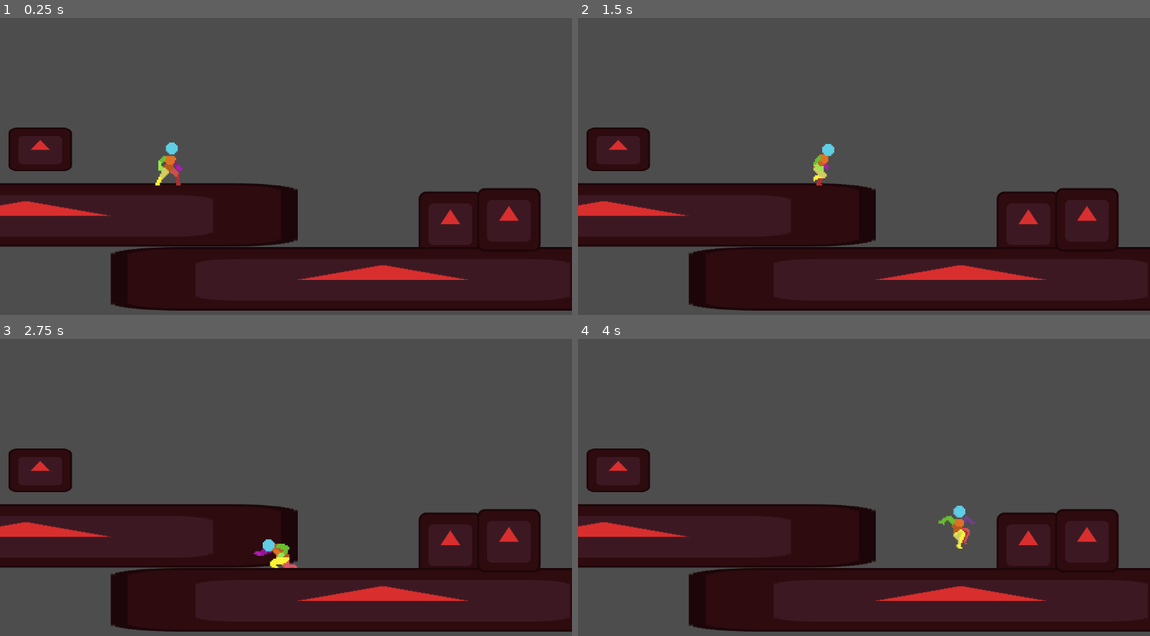
Above: before the commit, frames 1-4 (two rows, left to right).
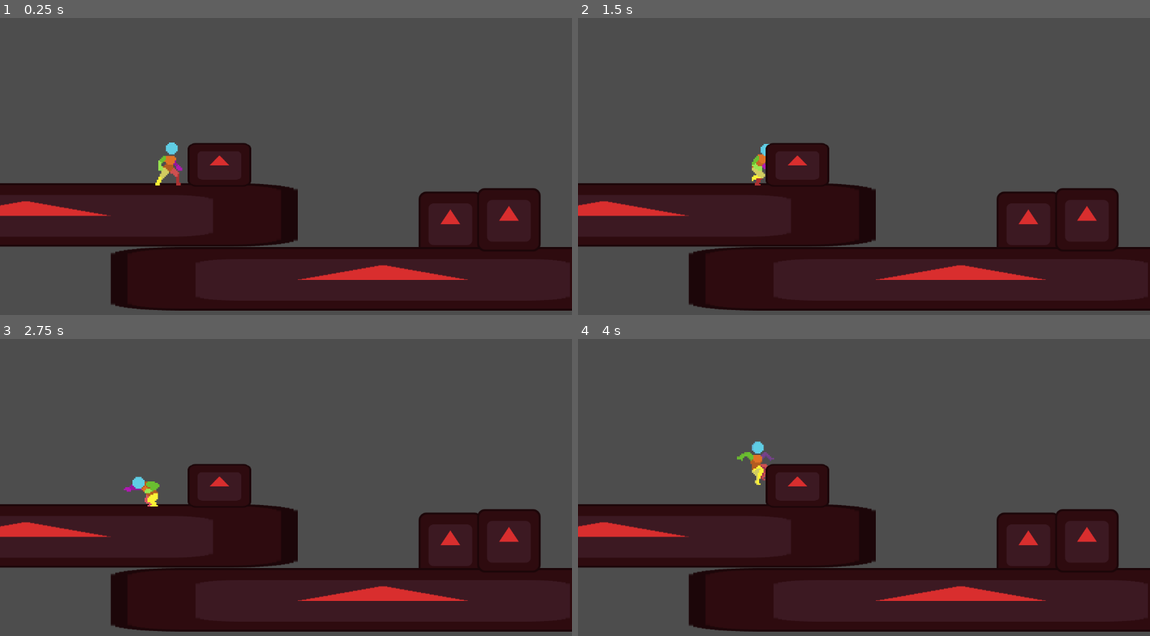
Above: after the commit, the same moments.

Repository: TatusFilipek/GodotTryEndError
Game: Godot game, scene res://scenes/main.tscn
Same seed, same stepped clock (60 frames per second), same inputs: the game is played once before the commit and once after it. The engine's default icon, where the game draws it, is replaced by a stand-in: a white triangle on a blue panel in a dark square.
Inputs:
- Up to frame 1 (0.25 s): no input
- Up to frame 2 (1.5 s): hold Ctrl (crouch) 0.53-1.28 s; hold D (moveRight) from 0.53 s (still down); tap Space (jump) at 0.77 s; tap Alt (sprint) at 1.35 s
- Up to frame 3 (2.75 s): tap Space (jump) at 1.52 s; release D (moveRight) at 2.03 s; hold A (moveLeft) from 2.03 s (still down); hold Ctrl (crouch) from 2.03 s (still down)
- Up to frame 4 (4 s): release A (moveLeft) at 2.78 s; release Ctrl (crouch) at 2.78 s; hold D (moveRight) from 2.78 s (still down); tap Alt (sprint) at 2.85 s; tap Space (jump) at 3.02, 3.77 s; hold Ctrl (crouch) from 3.53 s (still down)

The runs differ from the first frame. In frame 1, 3.1% of the frame differs, in the area x 1-44%, y 36-56%; in frame 2, 3.4%; in frame 3, 3.8%; in frame 4, 3.8%, in the area x 1-70%, y 34-71%.

Commit message:
zamienienie raycastow na shapecast

Diff:
--- a/scenes/main.tscn
+++ b/scenes/main.tscn
@@ -26,5 +26,5 @@
 position = Vector2(1025, 407)
 
 [node name="Obstacle3" parent="." unique_id=967182385 instance=ExtResource("2_0wfyh")]
-position = Vector2(81, 265)
+position = Vector2(442, 296)
 scale = Vector2(1, 0.68000245)
--- a/scenes/player.tscn
+++ b/scenes/player.tscn
@@ -21,6 +21,9 @@
 [ext_resource type="Script" uid="uid://dpm8a2rnxl14j" path="res://scripts/run.gd" id="17_qfm1y"]
 [ext_resource type="Script" uid="uid://bntmo2bm6v3f4" path="res://scripts/ledgeGrab.gd" id="19_4r5pv"]
 [ext_resource type="Script" uid="uid://bd8y141svybmq" path="res://scripts/ledgeClimb.gd" id="22_a38lo"]
+
+[sub_resource type="RectangleShape2D" id="RectangleShape2D_i4ail"]
+size = Vector2(15, 90)
 
 [sub_resource type="AtlasTexture" id="AtlasTexture_a8ls1"]
 atlas = ExtResource("2_f1ej7")
@@ -1015,6 +1018,11 @@
 CheckLedge = NodePath("CheckLedge")
 Collider = NodePath("collider")
 
+[node name="CheckSpace" type="ShapeCast2D" parent="." unique_id=2018620845]
+position = Vector2(23, -92.5)
+shape = SubResource("RectangleShape2D_i4ail")
+target_position = Vector2(70, 0)
+
 [node name="CheckWall" type="RayCast2D" parent="." unique_id=425645109]
 modulate = Color(0, 0, 0, 1)
 position = Vector2(16, -31)
@@ -1024,6 +1032,16 @@
 modulate = Color(0, 0, 0, 1)
 position = Vector2(16, -48)
 target_position = Vector2(15, 0)
+
+[node name="CheckPostWall" type="RayCast2D" parent="." unique_id=1509780365]
+modulate = Color(0, 0, 0, 1)
+position = Vector2(16, -48)
+target_position = Vector2(85, 0)
+
+[node name="CheckCeil" type="RayCast2D" parent="." unique_id=291518083]
+modulate = Color(0, 0, 0, 1)
+position = Vector2(76, -48)
+target_position = Vector2(0, -90)
 
 [node name="CheckLedge" type="RayCast2D" parent="." unique_id=922726246]
 modulate = Color(0, 0, 0, 1)
--- a/scripts/airStates.gd
+++ b/scripts/airStates.gd
@@ -22,9 +22,6 @@
 		return
 
 	#check for ledge and if ledge detected grab on it
-
-	core.CheckWall.force_raycast_update()
-	core.CheckLedge.force_raycast_update()
 
 	if core.IsLedgeDetected() and core.MovementDirection() != 0 and core.velocity.y > 0:
 		machine.change_state("LedgeGrab")
--- a/scripts/ledgeClimb.gd
+++ b/scripts/ledgeClimb.gd
@@ -13,6 +13,7 @@
 
 	playback.travel("LedgeClimb")
 	core.velocity = Vector2.ZERO
+	core.canChangeDir = false
 
 	postAnimPos = core.GetLedgePosition()
 
@@ -22,6 +23,7 @@
 
 func exit() -> void:
 	super.exit()
+	core.canChangeDir = true
 	pass
 
 func physics_update(_delta: float) -> void:
--- a/scripts/ledgeGrab.gd
+++ b/scripts/ledgeGrab.gd
@@ -31,14 +31,7 @@
 		return
 
 	#if sign(core.MovementDirection()) == sign(core.CheckWall.target_position.x) and Input.is_action_pressed("moveUp"):
-	if Input.is_action_pressed("moveUp"):
-		var rayPosition : Vector2
-
-		rayPosition = ledgePos
-
-		rayPosition.x += 2*(core.CheckWall.position.x + 17 * core.facingDirection)
-		rayPosition.y += 2*(core.CheckLedge.position.y)
-
+	if Input.is_action_pressed("moveUp") and core.IsSpaceToClimb():
 		machine.change_state("LedgeClimb")
 		return
 
--- a/scripts/player.gd
+++ b/scripts/player.gd
@@ -32,6 +32,9 @@
 @export var CheckWall : RayCast2D
 @export var CheckLedge : RayCast2D
 @export var CheckHead : RayCast2D
+@export var CheckCeil : RayCast2D
+@export var CheckPostWall : RayCast2D
+@export var CheckSpace : ShapeCast2D
 @export var Collider : CollisionShape2D
 
 var lastSpriteOrientation : bool
@@ -40,12 +43,16 @@
 var sprite : AnimatedSprite2D
 
 var jumping : bool = false
+var canChangeDir : bool = true
 
 func _ready() -> void:
 	sprite = get_node("AnimatedSprite2D")
 	CheckLedge = get_node("CheckLedge")
 	CheckWall = get_node("CheckWall")
 	CheckHead = get_node("CheckHead")
+	CheckCeil = get_node("CheckCeil")
+	CheckPostWall = get_node("CheckPostWall")
+	CheckSpace = get_node("CheckSpace")
 	Collider = get_node("collider")
 
 # physics update
@@ -68,24 +75,40 @@
 	return movementDirection
 
 func GetSpriteOrientation() -> void:
-	if MovementDirection() != 0:
-		lastSpriteOrientation = (MovementDirection() < 0)
-		facingDirection = ceil(MovementDirection())
-	sprite.flip_h = lastSpriteOrientation
+	if canChangeDir:
+		if MovementDirection() != 0:
+			lastSpriteOrientation = (MovementDirection() < 0)
+			facingDirection = ceil(MovementDirection())
+		sprite.flip_h = lastSpriteOrientation
 
-	if sign(CheckWall.target_position.x) != sign(facingDirection):
-		CheckLedge.target_position.x *= -1
-		CheckLedge.position.x *= -1
-		CheckWall.target_position.x *= -1
-		CheckWall.position.x *= -1
-		CheckHead.target_position.x *= -1
-		CheckHead.position.x *= -1
+		if sign(CheckWall.target_position.x) != sign(facingDirection):
+			CheckLedge.target_position.x *= -1
+			CheckLedge.position.x *= -1
+			CheckWall.target_position.x *= -1
+			CheckWall.position.x *= -1
+			CheckHead.target_position.x *= -1
+			CheckHead.position.x *= -1
+			CheckCeil.target_position.x *= -1
+			CheckCeil.position.x *= -1
+			CheckPostWall.target_position.x *= -1
+			CheckPostWall.position.x *= -1
+			CheckSpace.target_position.x *= -1
+			CheckSpace.position.x *= -1
 
 func IsLedgeDetected() -> bool:
+	CheckWall.force_raycast_update()
+	CheckHead.force_raycast_update()
 	return CheckWall.is_colliding() and not CheckHead.is_colliding()
+
+func IsSpaceToClimb() -> bool:
+	CheckSpace.force_shapecast_update()
+	return not CheckSpace.is_colliding()
 
 func GetLedgePosition() -> Vector2:
 	var ledgePos : Vector2
+
+	CheckWall.force_raycast_update()
+	CheckLedge.force_raycast_update()
 
 	#there is a bug where i jump from ledge to ledge and it doesnt set the new ledge position idk why
 	#bug fixxed
